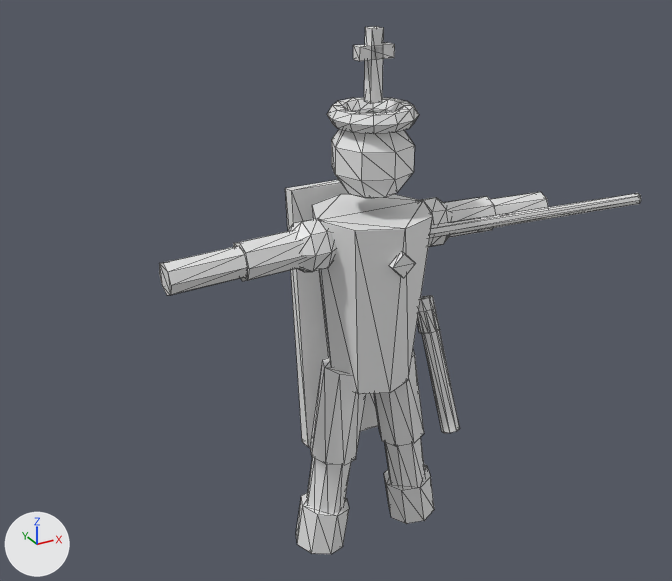
The glTF model public/models/rei_rpg.glb as it was, and as the next commit left it.
Rendered twice from a camera (50 mm lens) standing at (-0.736, -1.22, 1.093) and looking at (-0.036, 0.053, 0.457). The lights are fixed; the arrows at lower left show +X, +Y and +Z. The picture after the commit comes second. Mesh edges are drawn as thin lines. Where no turn or scale is listed for an object, it has been applied to the vertices. Vertices at exactly the same position are counted once.

The first picture shows 'Peca_k'.
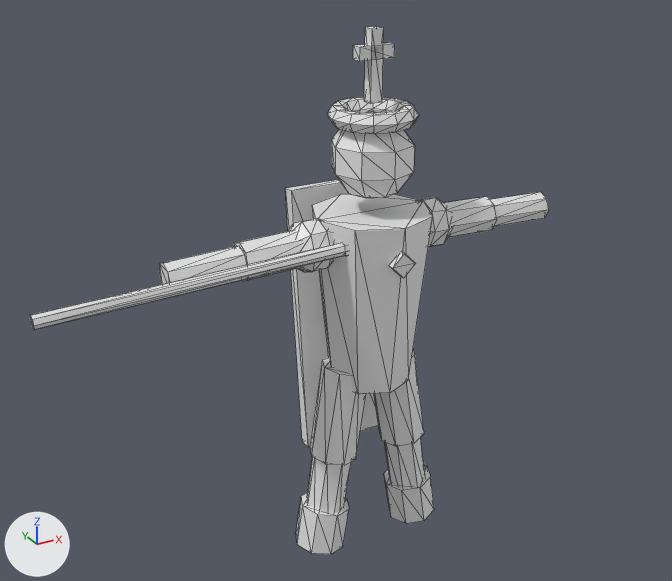
Scene script edits in JSON lines:
```json
{"block": "me_cone_019", "where": "# used by ob_peca_k; location = (0.0, 0.0, 0.0)"}
{"op": "remove", "block": "me_cone_019", "code": "me_cone_019.from_pydata(...)  # 446 vertices, 800 faces; spans x -0.351..0.55, y -0.101..0.151, z -0.013..0.895"}
{"op": "add", "block": "me_cone_019", "code": "me_cone_019.from_pydata(...)  # 414 vertices, 744 faces; spans x -0.55..0.351, y -0.101..0.151, z -0.013..0.895"}
{"block": "me_cone_019", "change": "me_cone_019 part 1: the loose piece of 16 vertices spanning x 0.07..0.55, y -0.051..-0.029, z 0.544..0.582 is turned 176 degrees about the y axis through its middle, then moved by (-0.62, 0.0, 0.0)"}
{"block": "me_cone_019", "change": "me_cone_019 part 2: the loose piece of 16 vertices spanning x 0.094..0.136, y -0.097..0.007, z 0.201..0.419 is deleted"}
{"block": "me_cone_019", "change": "me_cone_019 part 3: the loose piece of 16 vertices spanning x 0.089..0.127, y -0.037..0.017, z 0.371..0.439 is deleted"}
{"block": "me_cone_019", "change": "other edits to the shape of me_cone_019 do not show in these pictures"}
```

Location of each change, (x1, y1, x2, y2) in pixels of the pictures (672 x 581 px; the box of a moved part takes in the faces that stretch with it):
```json
{"object": "Peca_k", "change": "reshaped", "before": [159, 26, 641, 554], "after": [30, 26, 549, 554], "on screen": "8% wider"}
{"part": 1, "of": "me_cone_019", "change": "moved or reshaped", "before": [430, 193, 641, 238], "after": [30, 243, 346, 330]}
{"part": 2, "of": "me_cone_019", "change": "deleted", "before": [422, 330, 460, 433]}
{"part": 3, "of": "me_cone_019", "change": "deleted", "before": [417, 295, 440, 334]}
```
